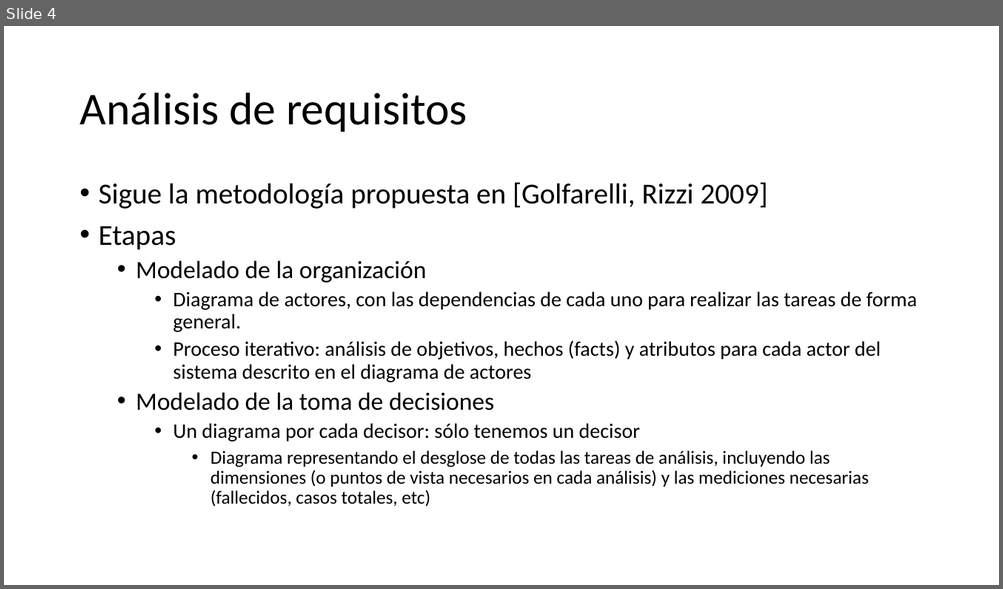
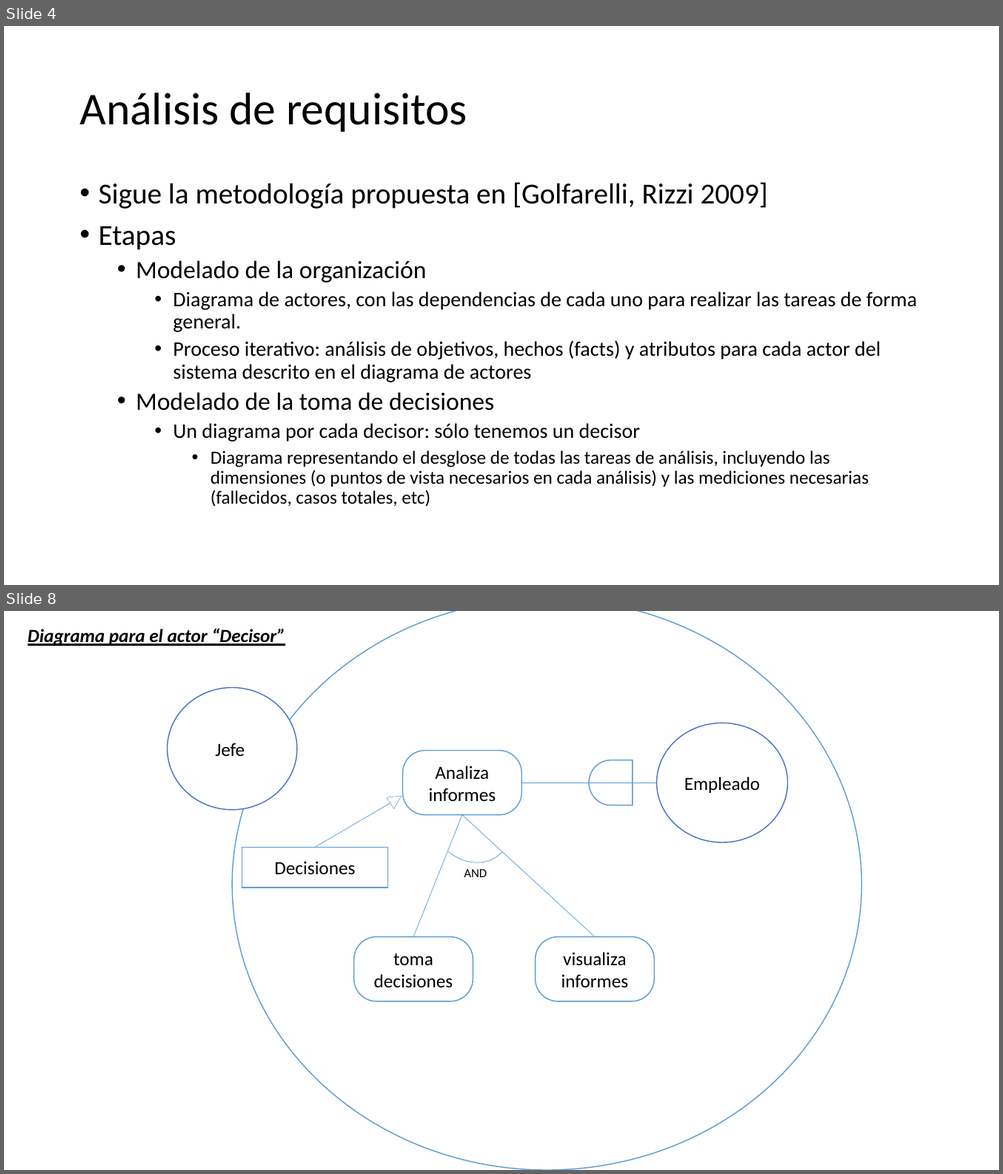
Before and after one commit to alonso-bh/TFG, a slide deck: media/graficos_memoria.pptx. Shown one above the other, each under a label of ours: slide 4 before the commit, slides 4 and 8 after it; the slides between them are not shown. The pictures are 1003x589 and 1003x1174 pixels, drawn with LibreOffice and Linux fonts; fonts in the diff are those of the drawing. Boxes give left, top, right and bottom in pixels: in the first picture for what was removed or moved away, otherwise in the second. Text is boxed around its words. In the diff, an @@ line names an element or a change of style, - is before the commit and + after.

```diff
--- a/media/graficos_memoria.pptx
+++ b/media/graficos_memoria.pptx
@@ slide 8 added at bbox=[4, 611, 999, 1170], background #FFFFFF @@
@@ text added at bbox=[28, 628, 286, 646], 18 pt, text #000000, bold, italic, underline @@
+Diagrama para el actor “Decisor”
@@ ellipse added at bbox=[233, 611, 862, 1170], fill #FFFFFF, outline #5B9BD5 1 pt @@
@@ ellipse added at bbox=[168, 688, 297, 810], fill #FFFFFF, outline #4472C4 1 pt, 18 pt, text #000000 @@
+Jefe
@@ ellipse added at bbox=[657, 723, 788, 843], fill #FFFFFF, outline #4472C4 1 pt, 18 pt, text #000000 @@
+Empleado
@@ rounded rectangle added at bbox=[402, 751, 521, 815], fill #FFFFFF, outline #5B9BD5 1 pt, 18 pt, text #000000 @@
+Analiza informes
@@ flow chart delay added at bbox=[589, 760, 632, 805], outline #5B9BD5 1 pt @@
@@ arc (boxed as its full ellipse) added at bbox=[416, 772, 524, 878], outline #5B9BD5 0.5 pt @@
@@ line added from (657, 783) to (522, 783), #5B9BD5 0.5 pt @@
@@ line added from (390, 803) to (315, 848), #5B9BD5 0.5 pt @@
@@ triangle added at bbox=[387, 791, 405, 809], fill #FFFFFF, outline #43739E 0.25 pt @@
@@ line added from (462, 815) to (414, 937), #5B9BD5 0.5 pt @@
@@ line added from (462, 815) to (595, 937), #5B9BD5 0.5 pt @@
@@ rectangle added at bbox=[242, 848, 387, 888], fill #FFFFFF, outline #5B9BD5 1 pt, 18 pt, text #000000 @@
+Decisiones
@@ text added at bbox=[464, 869, 486, 877], 12 pt, text #000000 @@
+AND
@@ rounded rectangle added at bbox=[354, 937, 472, 1001], fill #FFFFFF, outline #5B9BD5 1 pt, 18 pt, text #000000 @@
+toma decisiones
@@ rounded rectangle added at bbox=[535, 937, 654, 1001], fill #FFFFFF, outline #5B9BD5 1 pt, 18 pt, text #000000 @@
+visualiza informes
```
Also in this commit, not shown: 3 slides changed, 1 other slide added, 3 other files.
